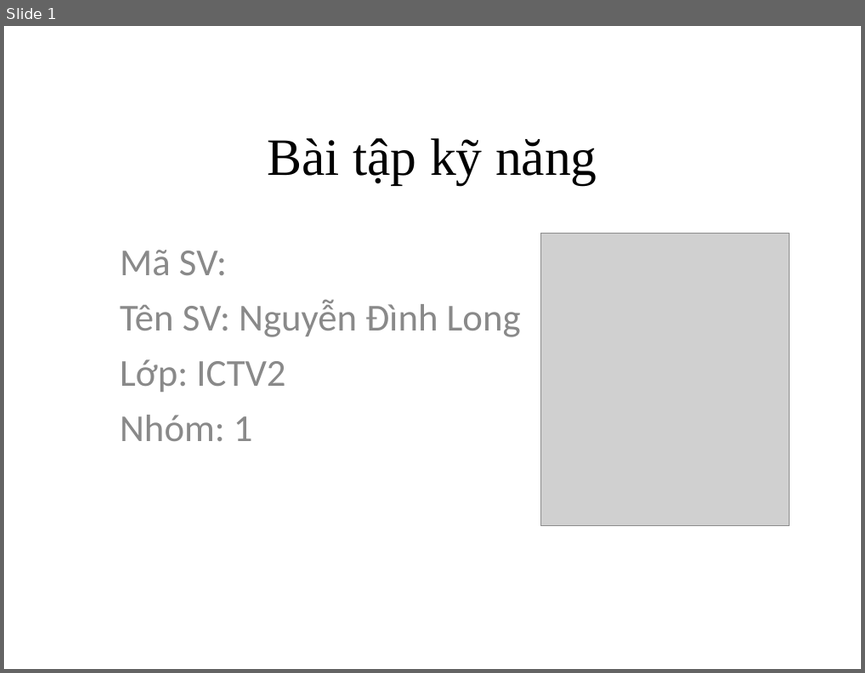
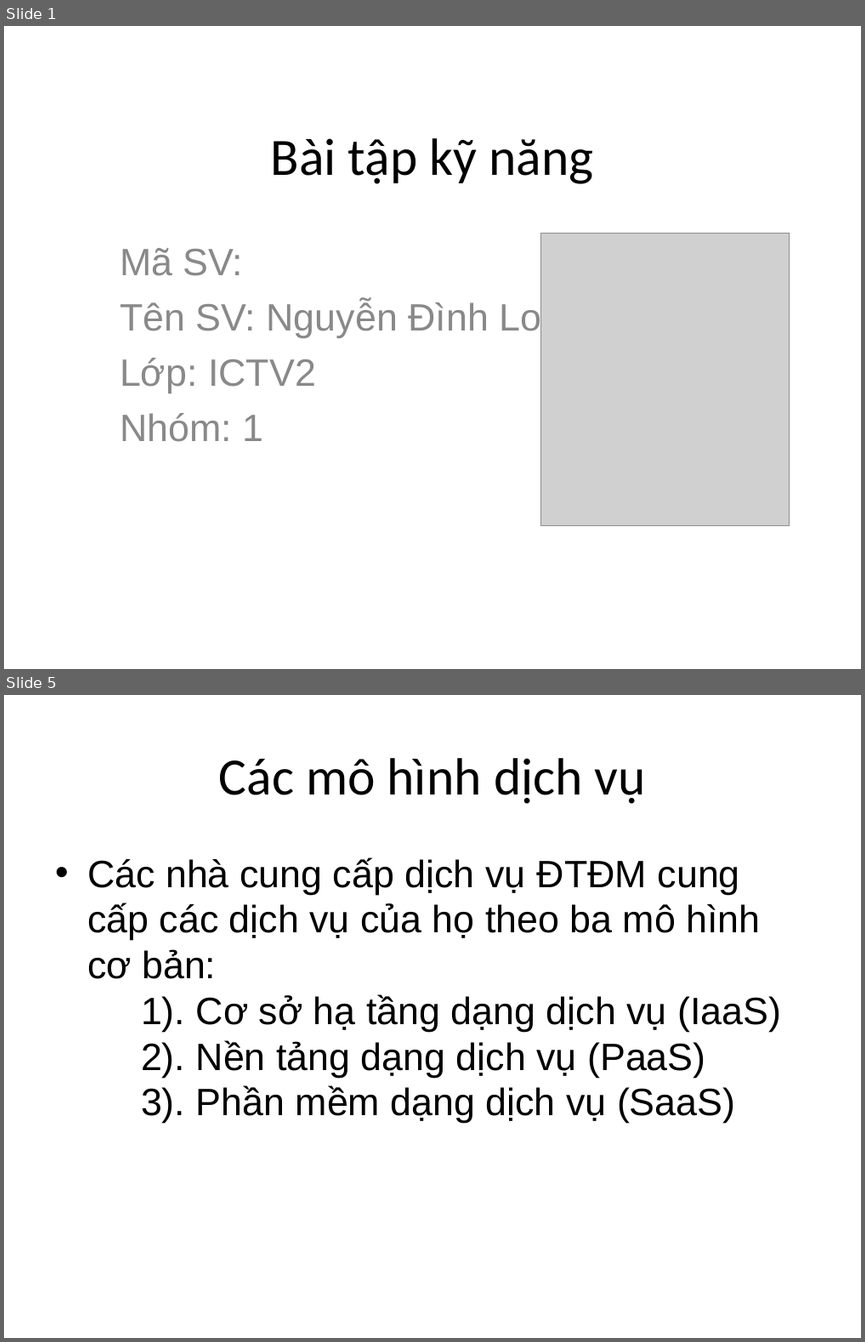
Before and after one commit to ndlongit/longnd-data, a slide deck: Temp/Bai tap ky nang - NDL.ppt. Shown one above the other, each under a label of ours: slide 1 before the commit, slides 1 and 5 after it; the slides between them are not shown. The pictures are 865x673 and 865x1342 pixels, drawn with LibreOffice and Linux fonts; fonts in the diff are those of the drawing; grey boxes stand for pictures. Boxes give left, top, right and bottom in pixels: in the first picture for what was removed or moved away, otherwise in the second. Text is boxed around its words. In the diff, an @@ line names an element or a change of style, - is before the commit and + after.

```diff
--- a/Temp/Bai tap ky nang - NDL.ppt
+++ b/Temp/Bai tap ky nang - NDL.ppt
@@ slide 5 added at (x1=4, y1=695, x2=861, y2=1338), background #FFFFFF @@
@@ title added at (x1=219, y1=758, x2=646, y2=804), 44 pt, text #000000 @@
+Các mô hình dịch vụ
@@ text added at (x1=87, y1=857, x2=781, y2=1123), 32 pt, text #000000 @@
+• Các nhà cung cấp dịch vụ ĐTĐM cung cấp các dịch vụ của họ theo ba mô hình cơ bản:
+  1). Cơ sở hạ tầng dạng dịch vụ (IaaS)
+  2). Nền tảng dạng dịch vụ (PaaS)
+  3). Phần mềm dạng dịch vụ (SaaS)
@@ slide 1 changed as well @@
@@ title "Bài tập kỹ năng" at (x1=271, y1=138, x2=593, y2=184): font Times New Roman to Calibri @@
@@ subtitle "Mã SV:" at (x1=120, y1=248, x2=584, y2=442): font Calibri to Arial @@
```
Also in this commit, not shown: 1 other slide changed, 3 other slides added, 2 slides removed.
